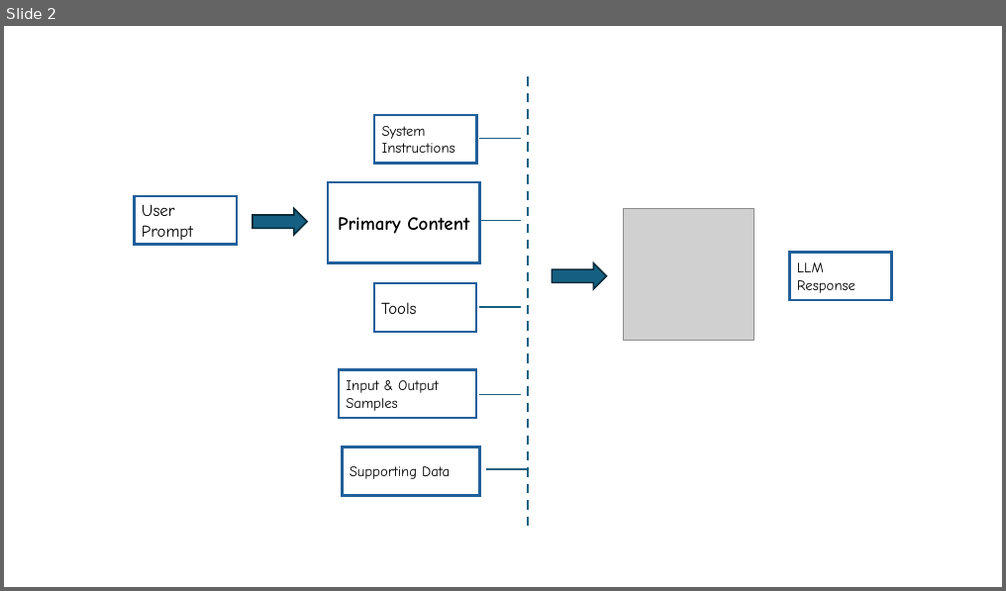
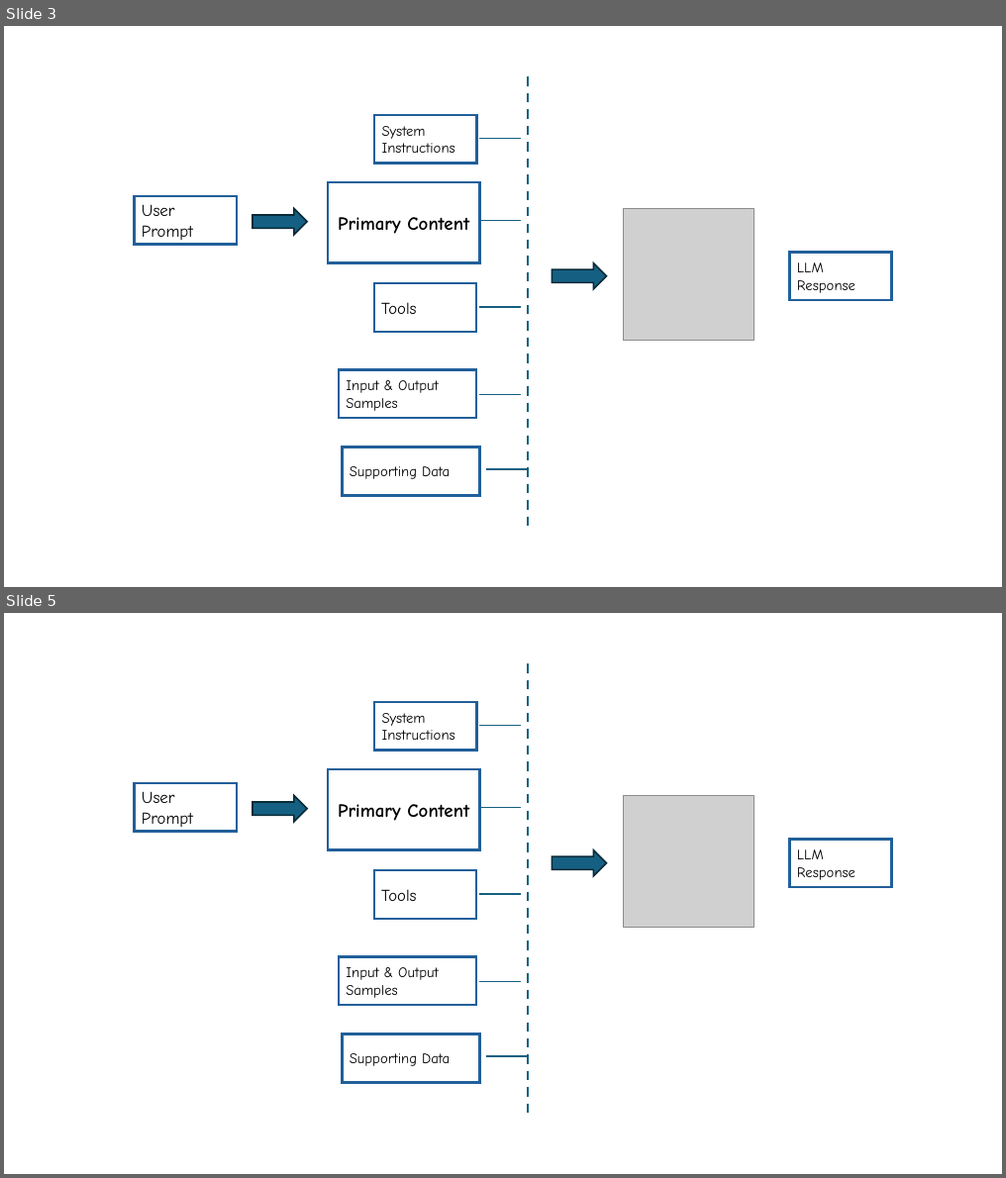
Before and after one commit to rakeshl4/rakeshl4.github.io, a slide deck: docs/slides.pptx. Shown one above the other, each under a label of ours: slide 2 before the commit, slides 3 and 5 after it; the slides between them are not shown. The pictures are 1006x591 and 1006x1178 pixels, drawn with LibreOffice and Linux fonts; fonts in the diff are those of the drawing; grey boxes stand for pictures. Boxes give left, top, right and bottom in pixels: in the first picture for what was removed or moved away, otherwise in the second. Text is boxed around its words. In the diff, an @@ line names an element or a change of style, - is before the commit and + after.

```diff
--- a/docs/slides.pptx
+++ b/docs/slides.pptx
@@ slide 5 added at box(4, 613, 1002, 1174), background #FFFFFF @@
@@ line added from (528, 663) to (528, 1119), #156082 2.25 pt dashed @@
@@ rectangle added at box(374, 702, 477, 751), fill #FFFFFF, outline #215F9A 2.25 pt, 14 pt, text #000000 @@
+System Instructions
@@ line added from (480, 725) to (522, 725), #156082 1.5 pt @@
@@ rectangle added at box(135, 783, 237, 832), fill #FFFFFF, outline #215F9A 2.25 pt, 16 pt, text #000000 @@
+User Prompt
@@ rectangle added at box(328, 769, 479, 851), fill #FFFFFF, outline #215F9A 2.25 pt, 18 pt, text #000000, bold @@
+Primary Content
@@ right arrow added at box(252, 796, 307, 822), fill #156082, outline #092A39 1.5 pt @@
@@ line added from (480, 808) to (522, 808), #156082 1.5 pt @@
@@ picture added at box(623, 796, 754, 928) @@
@@ rectangle added at box(789, 839, 892, 888), fill #FFFFFF, outline #215F9A 2.25 pt, 14 pt, text #000000 @@
+LLM Response
@@ rectangle added at box(374, 870, 476, 919), fill #FFFFFF, outline #215F9A 2.25 pt, 16 pt, text #000000 @@
+Tools
@@ right arrow added at box(552, 851, 607, 876), fill #156082, outline #092A39 1.5 pt @@
@@ line added from (480, 894) to (522, 894), #156082 1.5 pt @@
@@ rectangle added at box(339, 958, 476, 1006), fill #FFFFFF, outline #215F9A 2.25 pt, 14 pt, text #000000 @@
+Input & Output Samples
@@ line added from (480, 982) to (522, 982), #156082 1.5 pt @@
@@ rectangle added at box(343, 1035, 480, 1083), fill #FFFFFF, outline #215F9A 2.25 pt, 14 pt, text #000000 @@
+Supporting Data
@@ line added from (487, 1057) to (528, 1057), #156082 1.5 pt @@
@@ what was slide 2 is now slide 3 @@
```
Also in this commit, not shown: 2 other slides added, 7 other files.
